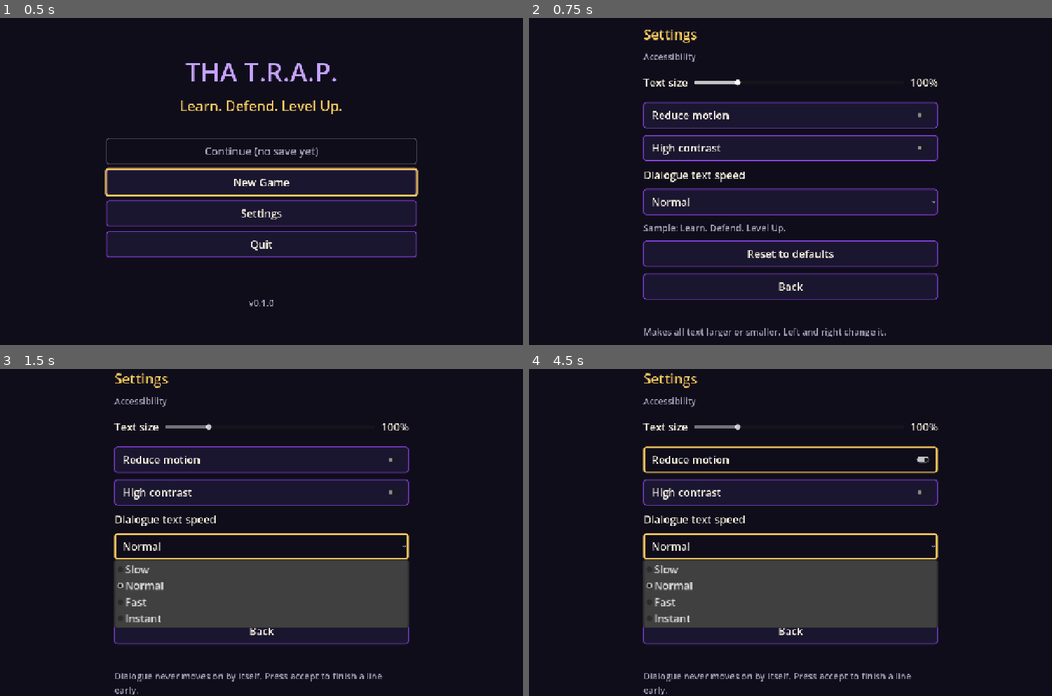
Above: before the commit, frames 1-4 (two rows, left to right).
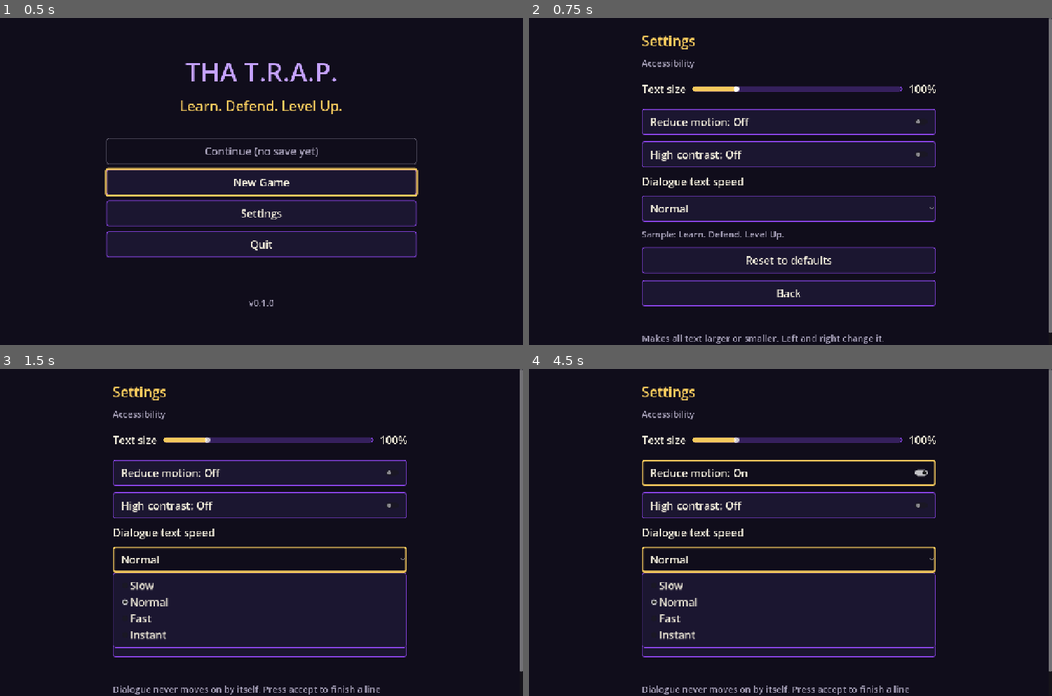
Above: after the commit, the same moments.

Repository: khaoticdev62/tha-trap-godot
Game: Godot game, scene res://scenes/boot/boot.tscn
Same seed, same stepped clock (60 frames per second), same inputs: the game is played once before the commit and once after it.
Inputs (mouse positions are in pixels of both pictures, inside the frame that each line leads up to):
- Up to frame 1 (0.5 s): no input
- Up to frame 2 (0.75 s): click "Settings" at 0.5 s
- Up to frame 3 (1.5 s): click "Normal" at 1.25 s
- Up to frame 4 (4.5 s): click "Normal" at 2 s; click "Normal" at 2.75 s; click (790, 460) at 3.5 s, where only the run before the commit has a clickable "Reduce motion"; click "Normal" at 4.25 s

Frame 1 is identical in both runs. In frame 2, 10% of the frame differs, in the area x 21-100%, y 0-100%; in frame 3, 20%; in frame 4, 20%.

Commit message:
Visual fixes from real renders: modal/dialogue layout, scrolling, slider, text fields, aspect expand, high-contrast page; add screenshot capture tool

Diff:
--- a/project.godot
+++ b/project.godot
@@ -25,7 +25,7 @@
 window/size/viewport_width=1280
 window/size/viewport_height=800
 window/stretch/mode="canvas_items"
-window/stretch/aspect="keep"
+window/stretch/aspect="expand"
 
 [rendering]
 
--- a/scripts/ui/character_creator.gd
+++ b/scripts/ui/character_creator.gd
@@ -7,6 +7,7 @@
 const PRIMARY_SLOT: int = 0
 const FORM_WIDTH: float = 640.0
 const SWATCH_SIZE: Vector2 = Vector2(48, 48)
+const SCREEN_MARGIN: int = 32
 
 var _profiles: ProfileService
 var _saves: SaveService
@@ -36,22 +37,23 @@
 
 
 func _build_ui() -> void:
-	var background: ColorRect = ColorRect.new()
-	background.color = Palette.OBSIDIAN
-	background.set_anchors_preset(Control.PRESET_FULL_RECT)
-	background.mouse_filter = Control.MOUSE_FILTER_IGNORE
-	add_child(background)
+	add_child(PageBackground.new())
 
 	var scroll: ScrollContainer = ScrollContainer.new()
-	scroll.set_anchors_preset(Control.PRESET_FULL_RECT)
+	scroll.set_anchors_and_offsets_preset(Control.PRESET_FULL_RECT)
 	scroll.horizontal_scroll_mode = ScrollContainer.SCROLL_MODE_DISABLED
 	scroll.follow_focus = true
 	add_child(scroll)
 
+	var margin: MarginContainer = MarginContainer.new()
+	margin.size_flags_horizontal = Control.SIZE_EXPAND_FILL
+	margin.size_flags_vertical = Control.SIZE_EXPAND_FILL
+	for side: String in ["left", "right", "top", "bottom"]:
+		margin.add_theme_constant_override("margin_" + side, SCREEN_MARGIN)
+	scroll.add_child(margin)
+
 	var outer: CenterContainer = CenterContainer.new()
-	outer.size_flags_horizontal = Control.SIZE_EXPAND_FILL
-	outer.size_flags_vertical = Control.SIZE_EXPAND_FILL
-	scroll.add_child(outer)
+	margin.add_child(outer)
 
 	var column: VBoxContainer = VBoxContainer.new()
 	column.add_theme_constant_override("separation", 14)
--- a/scripts/ui/dialogue_box.gd
+++ b/scripts/ui/dialogue_box.gd
@@ -34,14 +34,12 @@
 
 
 func _ready() -> void:
-	set_anchors_preset(Control.PRESET_BOTTOM_WIDE)
-	offset_left = PANEL_MARGIN
-	offset_right = -PANEL_MARGIN
-	offset_bottom = -PANEL_MARGIN
-	grow_vertical = Control.GROW_DIRECTION_BEGIN
 	visible = false
 	process_mode = Node.PROCESS_MODE_ALWAYS
 	_build()
+	# Pinned to the bottom edge; the panel is as tall as its content and grows upward.
+	set_anchors_and_offsets_preset(Control.PRESET_BOTTOM_WIDE, Control.PRESET_MODE_MINSIZE, int(PANEL_MARGIN))
+	grow_vertical = Control.GROW_DIRECTION_BEGIN
 
 
 func _process(delta: float) -> void:
--- a/scripts/ui/modal_dialog.gd
+++ b/scripts/ui/modal_dialog.gd
@@ -37,7 +37,7 @@
 
 func _ready() -> void:
 	_previous_focus = get_viewport().gui_get_focus_owner()
-	set_anchors_preset(Control.PRESET_FULL_RECT)
+	set_anchors_and_offsets_preset(Control.PRESET_FULL_RECT)
 	mouse_filter = Control.MOUSE_FILTER_STOP
 	_build()
 	cancel_button.grab_focus()
@@ -52,12 +52,12 @@
 func _build() -> void:
 	var dim: ColorRect = ColorRect.new()
 	dim.color = DIM_COLOR
-	dim.set_anchors_preset(Control.PRESET_FULL_RECT)
+	dim.set_anchors_and_offsets_preset(Control.PRESET_FULL_RECT)
 	dim.mouse_filter = Control.MOUSE_FILTER_IGNORE
 	add_child(dim)
 
 	var center: CenterContainer = CenterContainer.new()
-	center.set_anchors_preset(Control.PRESET_FULL_RECT)
+	center.set_anchors_and_offsets_preset(Control.PRESET_FULL_RECT)
 	center.mouse_filter = Control.MOUSE_FILTER_IGNORE
 	add_child(center)
 
--- /dev/null
+++ b/scripts/ui/page_background.gd
@@ -0,0 +1,19 @@
+class_name PageBackground
+extends ColorRect
+## Full-screen page background that follows the active colour scheme (standard
+## or high contrast) and updates live when the player changes it in Settings.
+
+
+func _ready() -> void:
+	set_anchors_and_offsets_preset(Control.PRESET_FULL_RECT)
+	mouse_filter = Control.MOUSE_FILTER_IGNORE
+	var service: Node = get_node_or_null("/root/Settings")
+	if service != null and "current" in service:
+		color = UiTheme.background_color(service.current)
+		service.changed.connect(_on_settings_changed)
+	else:
+		color = Palette.OBSIDIAN
+
+
+func _on_settings_changed(settings: AccessibilitySettings) -> void:
+	color = UiTheme.background_color(settings)
--- a/scripts/ui/settings_menu.gd
+++ b/scripts/ui/settings_menu.gd
@@ -2,6 +2,9 @@
 ## Accessibility settings screen: text size, reduced motion, high contrast.
 ## Changes apply immediately (live preview) and persist through SettingsService.
 ## Fully operable with keyboard or controller; ui_cancel goes back.
+
+const SCREEN_MARGIN: int = 32
+const FORM_WIDTH: float = 720.0
 
 var _settings: SettingsService
 var _syncing: bool = false
@@ -30,20 +33,30 @@
 
 
 func _build_ui() -> void:
-	var background: ColorRect = ColorRect.new()
-	background.color = Palette.OBSIDIAN
-	background.set_anchors_preset(Control.PRESET_FULL_RECT)
-	background.mouse_filter = Control.MOUSE_FILTER_IGNORE
-	add_child(background)
+	add_child(PageBackground.new())
 	_settings.changed.connect(_on_settings_changed)
 
+	# Scrollable so the form stays reachable at large text sizes and on short
+	# screens; margins keep it off the screen edges.
+	var scroll: ScrollContainer = ScrollContainer.new()
+	scroll.set_anchors_and_offsets_preset(Control.PRESET_FULL_RECT)
+	scroll.horizontal_scroll_mode = ScrollContainer.SCROLL_MODE_DISABLED
+	scroll.follow_focus = true
+	add_child(scroll)
+
+	var margin: MarginContainer = MarginContainer.new()
+	margin.size_flags_horizontal = Control.SIZE_EXPAND_FILL
+	margin.size_flags_vertical = Control.SIZE_EXPAND_FILL
+	for side: String in ["left", "right", "top", "bottom"]:
+		margin.add_theme_constant_override("margin_" + side, SCREEN_MARGIN)
+	scroll.add_child(margin)
+
 	var center: CenterContainer = CenterContainer.new()
-	center.set_anchors_preset(Control.PRESET_FULL_RECT)
-	add_child(center)
+	margin.add_child(center)
 
 	var column: VBoxContainer = VBoxContainer.new()
 	column.add_theme_constant_override("separation", 16)
-	column.custom_minimum_size = Vector2(720, 0)
+	column.custom_minimum_size = Vector2(FORM_WIDTH, 0)
 	center.add_child(column)
 
 	column.add_child(_label("Settings", &"HeadingLabel"))
@@ -128,8 +141,18 @@
 	check.custom_minimum_size = Vector2(420, UiTheme.MIN_TARGET_HEIGHT)
 	check.focus_mode = Control.FOCUS_ALL
 	_name_for_assistive_tech(check, text, description)
-	check.toggled.connect(func(_pressed: bool) -> void: _on_value_changed(0.0))
+	check.set_meta("base_text", text)
+	check.toggled.connect(func(pressed: bool) -> void:
+		_show_state(check, pressed)
+		_on_value_changed(0.0))
+	_show_state(check, false)
 	return check
+
+
+## State is written in the label ("On"/"Off") so it never depends on the small
+## switch icon or on colour.
+func _show_state(check: CheckButton, pressed: bool) -> void:
+	check.text = "%s: %s" % [check.get_meta("base_text"), "On" if pressed else "Off"]
 
 
 ## Sets screen-reader name/description when the engine exposes them.
@@ -146,6 +169,8 @@
 	_scale_slider.value = current.text_scale
 	_motion_check.button_pressed = current.reduced_motion
 	_contrast_check.button_pressed = current.high_contrast
+	_show_state(_motion_check, current.reduced_motion)
+	_show_state(_contrast_check, current.high_contrast)
 	_speed_choice.select(_speed_index(current.text_speed))
 	_scale_value.text = "%d%%" % roundi(current.text_scale * 100.0)
 	_syncing = false
--- a/scripts/ui/title_menu.gd
+++ b/scripts/ui/title_menu.gd
@@ -6,6 +6,7 @@
 
 const PRIMARY_SLOT: int = 0
 const BUTTON_WIDTH: float = 420.0
+const SCREEN_MARGIN: int = 32
 
 var _save: SaveService
 var _profile: ProfileService
@@ -24,15 +25,24 @@
 
 
 func _build_ui() -> void:
-	var background: ColorRect = ColorRect.new()
-	background.color = Palette.OBSIDIAN
-	background.set_anchors_preset(Control.PRESET_FULL_RECT)
-	background.mouse_filter = Control.MOUSE_FILTER_IGNORE
-	add_child(background)
+	add_child(PageBackground.new())
+
+	# Scrollable with margins so every control stays reachable at large text sizes.
+	var scroll: ScrollContainer = ScrollContainer.new()
+	scroll.set_anchors_and_offsets_preset(Control.PRESET_FULL_RECT)
+	scroll.horizontal_scroll_mode = ScrollContainer.SCROLL_MODE_DISABLED
+	scroll.follow_focus = true
+	add_child(scroll)
+
+	var margin: MarginContainer = MarginContainer.new()
+	margin.size_flags_horizontal = Control.SIZE_EXPAND_FILL
+	margin.size_flags_vertical = Control.SIZE_EXPAND_FILL
+	for side: String in ["left", "right", "top", "bottom"]:
+		margin.add_theme_constant_override("margin_" + side, SCREEN_MARGIN)
+	scroll.add_child(margin)
 
 	var center: CenterContainer = CenterContainer.new()
-	center.set_anchors_preset(Control.PRESET_FULL_RECT)
-	add_child(center)
+	margin.add_child(center)
 
 	var column: VBoxContainer = VBoxContainer.new()
 	column.add_theme_constant_override("separation", 16)
--- a/scripts/ui/ui_theme.gd
+++ b/scripts/ui/ui_theme.gd
@@ -13,6 +13,7 @@
 
 const BORDER_WIDTH: int = 2
 const PRESSED_BORDER_WIDTH: int = 4
+const SLIDER_TRACK_HALF_HEIGHT: int = 6
 ## Focus ring is deliberately much thicker than the resting border, so focus is
 ## readable by shape and not by colour alone.
 const FOCUS_BORDER_WIDTH: int = 5
@@ -40,8 +41,15 @@
 	_style_buttons(theme, scheme, scale, "Button")
 	_style_buttons(theme, scheme, scale, "CheckButton")
 	_style_slider(theme, scheme)
+	_style_line_edit(theme, scheme, scale)
+	_style_popup(theme, scheme, scale)
 	_style_panel(theme, scheme)
 	return theme
+
+
+## Page background colour for the active scheme.
+static func background_color(settings: AccessibilitySettings) -> Color:
+	return _scheme(settings.high_contrast)["background"]
 
 
 static func scaled(base: int, scale: float) -> int:
@@ -111,6 +119,42 @@
 
 static func _style_slider(theme: Theme, scheme: Dictionary) -> void:
 	theme.set_stylebox("focus", "HSlider", _focus_box(scheme["accent"]))
+	# A visible track (outlined) with an accent-filled portion up to the grabber.
+	var track: StyleBoxFlat = _box(scheme["hover"], scheme["border"], 1)
+	track.content_margin_left = 0
+	track.content_margin_right = 0
+	track.content_margin_top = SLIDER_TRACK_HALF_HEIGHT
+	track.content_margin_bottom = SLIDER_TRACK_HALF_HEIGHT
+	theme.set_stylebox("slider", "HSlider", track)
+	var filled: StyleBoxFlat = _box(scheme["accent"], scheme["accent"], 1)
+	filled.content_margin_left = 0
+	filled.content_margin_right = 0
+	filled.content_margin_top = SLIDER_TRACK_HALF_HEIGHT
+	filled.content_margin_bottom = SLIDER_TRACK_HALF_HEIGHT
+	theme.set_stylebox("grabber_area", "HSlider", filled)
+	theme.set_stylebox("grabber_area_highlight", "HSlider", filled)
+
+
+static func _style_line_edit(theme: Theme, scheme: Dictionary, scale: float) -> void:
+	theme.set_font_size("font_size", "LineEdit", scaled(BASE_FONT_SIZE, scale))
+	theme.set_color("font_color", "LineEdit", scheme["text"])
+	theme.set_color("font_selected_color", "LineEdit", scheme["text"])
+	theme.set_color("font_placeholder_color", "LineEdit", scheme["muted"])
+	theme.set_color("caret_color", "LineEdit", scheme["accent"])
+	theme.set_color("selection_color", "LineEdit", scheme["pressed"])
+	theme.set_stylebox("normal", "LineEdit", _box(scheme["background"], scheme["border"], BORDER_WIDTH))
+	theme.set_stylebox("read_only", "LineEdit", _box(scheme["background"], scheme["muted"], 1))
+	theme.set_stylebox("focus", "LineEdit", _focus_box(scheme["accent"]))
+
+
+## Dropdown lists (OptionButton popups).
+static func _style_popup(theme: Theme, scheme: Dictionary, scale: float) -> void:
+	theme.set_font_size("font_size", "PopupMenu", scaled(BASE_FONT_SIZE, scale))
+	theme.set_color("font_color", "PopupMenu", scheme["text"])
+	theme.set_color("font_hover_color", "PopupMenu", scheme["text"])
+	theme.set_color("font_disabled_color", "PopupMenu", scheme["disabled_text"])
+	theme.set_stylebox("panel", "PopupMenu", _box(scheme["panel"], scheme["border"], BORDER_WIDTH))
+	theme.set_stylebox("hover", "PopupMenu", _box(scheme["hover"], scheme["accent"], BORDER_WIDTH))
 
 
 static func _style_panel(theme: Theme, scheme: Dictionary) -> void:
--- a/tests/unit/test_ui_theme.gd
+++ b/tests/unit/test_ui_theme.gd
@@ -84,3 +84,46 @@
 	var theme: Theme = UiTheme.build(AccessibilitySettings.new())
 	for variation: StringName in [&"TitleLabel", &"HeadingLabel", &"MutedLabel"]:
 		check_eq(theme.get_type_variation_base(variation), &"Label", "%s extends Label" % variation)
+
+
+func test_slider_track_and_fill_are_defined_and_distinct() -> void:
+	for high_contrast: bool in [false, true]:
+		var settings: AccessibilitySettings = AccessibilitySettings.new()
+		settings.high_contrast = high_contrast
+		var theme: Theme = UiTheme.build(settings)
+		for part: StringName in [&"slider", &"grabber_area"]:
+			check(theme.has_stylebox(part, "HSlider"), "%s defined (hc=%s)" % [part, high_contrast])
+		var track: StyleBoxFlat = theme.get_stylebox("slider", "HSlider")
+		var fill: StyleBoxFlat = theme.get_stylebox("grabber_area", "HSlider")
+		check(track.bg_color != fill.bg_color, "filled part differs from the track (hc=%s)" % high_contrast)
+		check(UiTheme.contrast_ratio(fill.bg_color, track.bg_color) >= NON_TEXT, "fill vs track contrast >= 3:1 (hc=%s)" % high_contrast)
+		check(UiTheme.contrast_ratio(track.border_color, Palette.OBSIDIAN if not high_contrast else UiTheme.HC_BACKGROUND) >= NON_TEXT, "track outline visible against the page (hc=%s)" % high_contrast)
+
+
+func test_text_field_is_readable_and_shows_focus() -> void:
+	for high_contrast: bool in [false, true]:
+		var settings: AccessibilitySettings = AccessibilitySettings.new()
+		settings.high_contrast = high_contrast
+		var theme: Theme = UiTheme.build(settings)
+		var box: StyleBoxFlat = theme.get_stylebox("normal", "LineEdit")
+		check(UiTheme.contrast_ratio(theme.get_color("font_color", "LineEdit"), box.bg_color) >= AAA, "typed text readable (hc=%s)" % high_contrast)
+		check(UiTheme.contrast_ratio(theme.get_color("font_placeholder_color", "LineEdit"), box.bg_color) >= AA, "placeholder readable (hc=%s)" % high_contrast)
+		check(theme.get_stylebox("focus", "LineEdit").border_width_left >= UiTheme.FOCUS_BORDER_WIDTH, "focus ring (hc=%s)" % high_contrast)
+
+
+func test_dropdown_popup_text_is_readable_in_both_states() -> void:
+	for high_contrast: bool in [false, true]:
+		var settings: AccessibilitySettings = AccessibilitySettings.new()
+		settings.high_contrast = high_contrast
+		var theme: Theme = UiTheme.build(settings)
+		var panel: StyleBoxFlat = theme.get_stylebox("panel", "PopupMenu")
+		var hover: StyleBoxFlat = theme.get_stylebox("hover", "PopupMenu")
+		check(UiTheme.contrast_ratio(theme.get_color("font_color", "PopupMenu"), panel.bg_color) >= AAA, "item text (hc=%s)" % high_contrast)
+		check(UiTheme.contrast_ratio(theme.get_color("font_hover_color", "PopupMenu"), hover.bg_color) >= AAA, "hovered item text (hc=%s)" % high_contrast)
+
+
+func test_page_background_follows_the_colour_scheme() -> void:
+	var settings: AccessibilitySettings = AccessibilitySettings.new()
+	check_eq(UiTheme.background_color(settings), Palette.OBSIDIAN, "standard background is Obsidian")
+	settings.high_contrast = true
+	check_eq(UiTheme.background_color(settings), UiTheme.HC_BACKGROUND, "high contrast background is black")
--- /dev/null
+++ b/tools/visual/capture.gd
@@ -0,0 +1,123 @@
+extends Node
+## Visual capture tool: renders each screen in a real (windowed) Godot run and
+## saves PNGs, because headless runs draw nothing. Developer tool only.
+##   godot --path . res://tools/visual/capture.tscn -- --out=<dir>
+## Uses throwaway save/settings paths; the player's real data is never touched.
+## Cases cover the 1280x800 base, Steam Deck 1280x720, 200% text and high contrast.
+
+const SIZES: Dictionary = {"800": Vector2i(1280, 800), "720": Vector2i(1280, 720)}
+const SETTLE_FRAMES: int = 6
+
+var _out_dir: String = ""
+
+
+func _ready() -> void:
+	var tree: SceneTree = get_tree()
+	tree.current_scene = null
+	# Scenes must sit directly under the root Window, as in the real game: a plain
+	# Node in between would break theme inheritance and the shots would be unthemed.
+	await tree.process_frame
+	for arg: String in OS.get_cmdline_user_args():
+		if arg.begins_with("--out="):
+			_out_dir = arg.trim_prefix("--out=")
+	if _out_dir.is_empty():
+		print("capture: pass --out=<directory>")
+		tree.quit(2)
+		return
+	DirAccess.make_dir_recursive_absolute(_out_dir)
+
+	var root: Window = tree.root
+	var settings: SettingsService = root.get_node("Settings")
+	var saves: SaveService = root.get_node("Saves")
+	var temp_tag: int = Time.get_ticks_usec()
+	settings.settings_path = "user://capture_settings_%d.json" % temp_tag
+	saves.save_dir = "user://capture_saves_%d" % temp_tag
+	AppBootstrap.run(tree)
+
+	# name, scene id, window key, text scale, high contrast
+	var cases: Array = [
+		["title_800", &"title", "800", 1.0, false],
+		["title_720", &"title", "720", 1.0, false],
+		["title_scale200", &"title", "800", 2.0, false],
+		["title_contrast", &"title", "800", 1.0, true],
+		["settings_800", &"settings", "800", 1.0, false],
+		["settings_720", &"settings", "720", 1.0, false],
+		["settings_scale200", &"settings", "720", 2.0, false],
+		["settings_contrast", &"settings", "800", 1.0, true],
+		["creator_800", &"creator", "800", 1.0, false],
+		["creator_720", &"creator", "720", 1.0, false],
+		["creator_scale200", &"creator", "720", 2.0, false],
+		["creator_contrast", &"creator", "800", 1.0, true],
+	]
+	for entry: Array in cases:
+		await _capture_scene(entry[0], entry[1], entry[2], entry[3], entry[4], settings)
+
+	await _capture_modal(settings)
+	await _capture_dialogue(settings, "dialogue_800", false)
+	await _capture_dialogue(settings, "dialogue_choices", true)
+
+	if FileAccess.file_exists(settings.settings_path):
+		DirAccess.remove_absolute(settings.settings_path)
+	print("capture: done -> %s" % _out_dir)
+	tree.quit(0)
+
+
+func _apply(settings: SettingsService, size_key: String, scale: float, contrast: bool) -> void:
+	settings.update(scale, false, contrast, "normal")
+	get_window().size = SIZES[size_key]
+
+
+func _settle() -> void:
+	for _i: int in SETTLE_FRAMES:
+		await get_tree().process_frame
+	await RenderingServer.frame_post_draw
+
+
+func _save_png(file_name: String) -> void:
+	var image: Image = get_viewport().get_texture().get_image()
+	var path: String = _out_dir.path_join(file_name + ".png")
+	var error: Error = image.save_png(path)
+	print("capture: %s %dx%d %s" % [file_name, image.get_width(), image.get_height(), "ok" if error == OK else "FAILED"])
+
+
+func _capture_scene(file_name: String, scene_id: StringName, size_key: String, scale: float, contrast: bool, settings: SettingsService) -> void:
+	_apply(settings, size_key, scale, contrast)
+	var scene: Node = load(SceneFlow.path_for(scene_id)).instantiate()
+	get_tree().root.add_child(scene)
+	await _settle()
+	_save_png(file_name)
+	scene.queue_free()
+	await get_tree().process_frame
+
+
+func _capture_modal(settings: SettingsService) -> void:
+	_apply(settings, "800", 1.0, false)
+	var title: Node = load(SceneFlow.path_for(&"title")).instantiate()
+	get_tree().root.add_child(title)
+	await get_tree().process_frame
+	ModalDialog.open(title, "Start over?", "Creating a new character replaces your saved progress.", "Replace save and start new", "Keep my save")
+	await _settle()
+	_save_png("modal_800")
+	title.queue_free()
+	await get_tree().process_frame
+
+
+func _capture_dialogue(settings: SettingsService, file_name: String, with_choices: bool) -> void:
+	_apply(settings, "800", 1.0, false)
+	var backdrop: ColorRect = ColorRect.new()
+	backdrop.color = Palette.OBSIDIAN
+	backdrop.set_anchors_preset(Control.PRESET_FULL_RECT)
+	get_tree().root.add_child(backdrop)
+	var box: DialogueBox = DialogueBox.new()
+	box.settings = AccessibilitySettings.new()
+	box.settings.text_speed = "instant"
+	backdrop.add_child(box)
+	await get_tree().process_frame
+	var choices: Array[String] = []
+	if with_choices:
+		choices = ["Gather the evidence first.", "Contain the account now."]
+	box.show_line("Sample speaker", "This is a sample line used only to check how the dialogue panel looks.", choices)
+	await _settle()
+	_save_png(file_name)
+	backdrop.queue_free()
+	await get_tree().process_frame
--- /dev/null
+++ b/tools/visual/capture.tscn
@@ -0,0 +1,6 @@
+[gd_scene load_steps=2 format=3]
+
+[ext_resource type="Script" path="res://tools/visual/capture.gd" id="1_capture"]
+
+[node name="Capture" type="Node"]
+script = ExtResource("1_capture")
Not shown, added: scripts/ui/page_background.gd.uid
Not shown, added: tools/visual/capture.gd.uid
Not shown, changed: CHANGELOG.md
